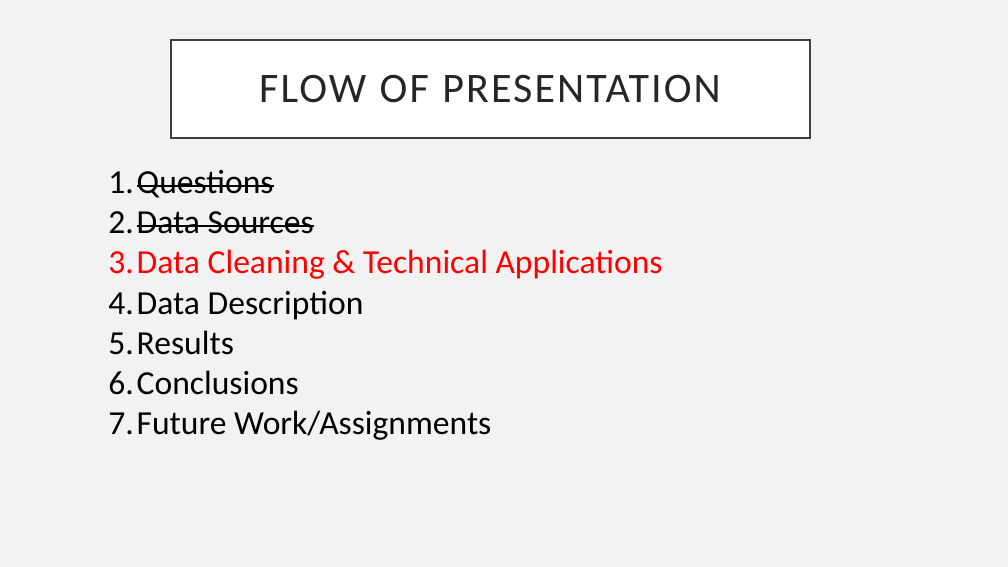
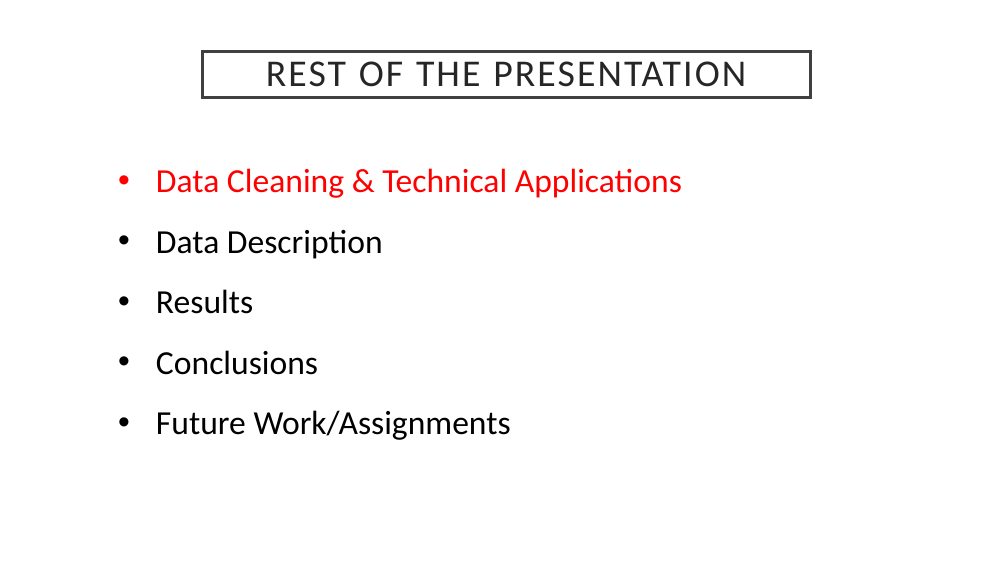
Before and after one commit to shrawantee/Project-Analysis-of-Violent-Crime-in-LA, a slide deck: slide 7 of LACity Crime-Dora.pptx. Drawn at 1008x567 pixels with LibreOffice and Linux fonts; fonts in the diff are those of the drawing. Boxes give left, top, right and bottom in pixels: in the first picture for what was removed or moved away, otherwise in the second. Text is boxed around its words. In the diff, an @@ line names an element or a change of style, - is before the commit and + after.

```diff
--- a/LACity Crime-Dora.pptx
+++ b/LACity Crime-Dora.pptx
@@ background #F2F2F2 to #FFFFFF @@
@@ title "REST OF THE PRESENTATION": place and size @@
-title "REST OF THE PRESENTATION" at [171,40,810,138]
+title "REST OF THE PRESENTATION" at [203,51,811,98]
@@ title at [266,61,746,87]: text changed; size 40 to 36 pt @@
-FLOW OF PRESENTATION
+REST OF THE PRESENTATION
@@ text "Data Cleaning & Technical Applications": place and size @@
-text "Data Cleaning & Technical Applications" at [108,170,663,440]
+text "Data Cleaning & Technical Applications" at [156,168,682,440]
@@ text "Data Cleaning & Technical Applications" at [156,168,682,440]: bullet 1. to •; line spacing 1 to 1.5 @@
@@ text at [108,170,314,234]: paragraphs removed @@
-1. Questions
-2. Data Sources
```
Also in this commit, not shown: 18 other slides changed, 4 slides added, 5 slides removed.
